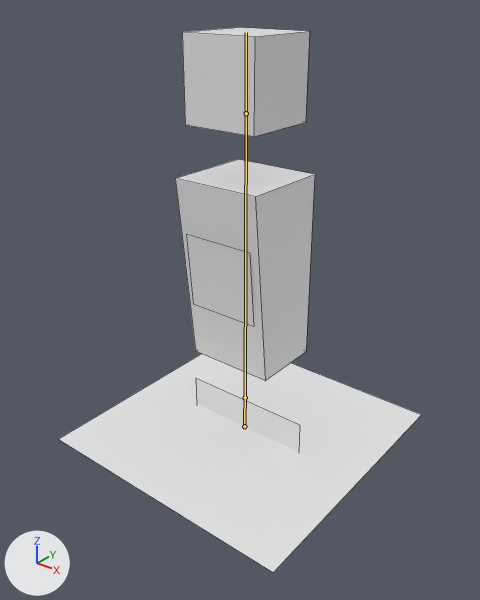
What one commit did to the Blender file media/npc/cuboid-man.blend.
One viewpoint serves both versions: a camera (50 mm lens) standing at (1.95, -2.49, 2.35) and looking at (0.01, -0.06, 0.84). Lighting does not change. The marker at lower left points along +X, +Y and +Z. The bones that bend it are drawn over the model as lines. Mesh edges are drawn as thin lines.

The first picture shows 'cuboid-man-mesh'.
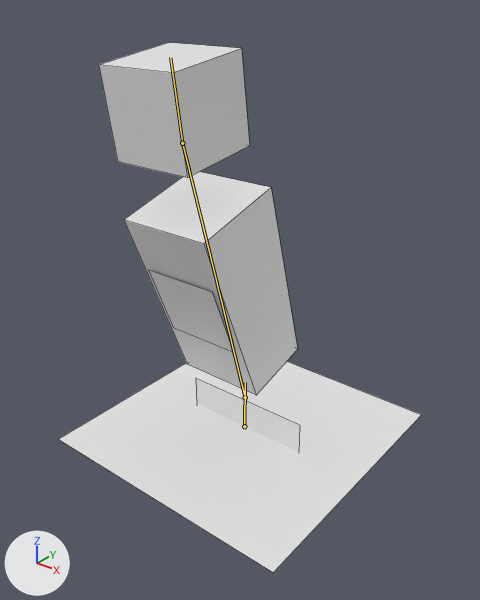
Commit message: feat: restore Walk/Run animations

The newer file adds an action. The first version stands in its rest pose; the second is drawn at frame 11 of the action 'Run'.

Changed parts and their boxes [x1, y1, x2, y2] in the pictures (480 x 600 px):
'cuboid-man-mesh', posed
    before: [59, 27, 421, 572]
    after: [59, 43, 421, 572]
bone 'hips_bone', root to tip
    before: (245, 397) to (246, 113)
    after: (245, 397) to (182, 143)
bone 'head_bone', root to tip
    before: (246, 113) to (246, 32)
    after: (182, 143) to (170, 57)
bone 'shadow_bone', root to tip
    before: (244, 426) to (245, 390)
    after: (244, 426) to (245, 382)

What the commit changed:
Bone 'hips_bone' (bone_hips_bone) turns from (0, 0, 0) to (16, 0, 0) degrees about its own x, y and z.
Bone 'head_bone' (bone_head_bone) turns from (0, 0, 0) to (-8, 0, 0) degrees about its own x, y and z.
Bone 'shadow_bone' (bone_shadow_bone) is rescaled from (1.0, 1.0, 1.0) to (1.5, 1.2, 1.5).
